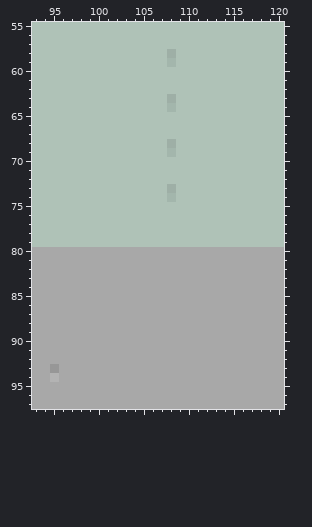
Edited in one commit: pixel-art file (Assets/art/Mansion/MansionShed.aseprite). The picture above was drawn from the file before the commit.
257x204 pixels, 1 frame. Colours within 5 levels of each other are drawn and written as one. Shown: x 93..120, y 55..97. The commit also changed other parts of the picture, which this record leaves out.
Once edited:
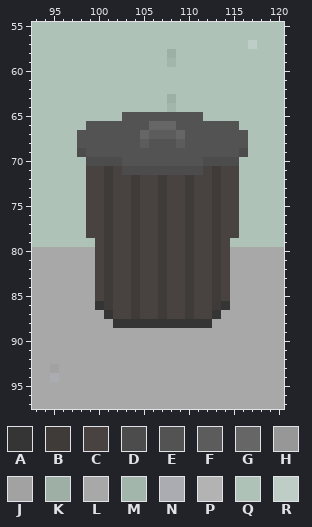
Palette (. is transparent): A #353535  B #3e3b39  C #484341  D #4c4c4c  E #535353  F #5c5c5c  G #666666  H #979797  J #a2a2a2  K #9eafa6  L #a8a8a8  M #a3b6ac  N #abacb1  P #b3b3b3  Q #afc2b7  R #becdc5
Edits made:
Layers "furnit", "baclkwal", "flor":
y 57: x 117 Q -> R
y 65: x 103..111 QQQQQQQQQ -> EEEEEEEEE
y 66: x 99..115 QQQQQQQQQQQQQQQQQ -> EEEEEEEGGGEEEEEEE
y 67: x 98..116 QQQQQQQQQQQQQQQQQQQ -> EEEEEEEGFFFGEEEEEEE
y 68: x 98..116 QQQQQQQQQQKQQQQQQQQ -> EEEEEEEFEEEFEEEEEEE
y 69: x 98..116 QQQQQQQQQQMQQQQQQQQ -> DEEEEEEEEEEEEEEEEED
y 70: x 99..115 QQQQQQQQQQQQQQQQQ -> DDDDEEEEEEEEEDDDD
y 71: x 99..115 QQQQQQQQQQQQQQQQQ -> CCBCDDDDDDDDDCBCC
y 72: x 99..115 QQQQQQQQQQQQQQQQQ -> CCBCCBCCBCCBCCBCC
y 73: x 99..115 QQQQQQQQQKQQQQQQQ -> CCBCCBCCBCCBCCBCC
y 74: x 99..115 QQQQQQQQQMQQQQQQQ -> CCBCCBCCBCCBCCBCC
y 75..78: x 99..115 QQQQQQQQQQQQQQQQQ -> CCBCCBCCBCCBCCBCC
y 79: x 100..114 QQQQQQQQQQQQQQQ -> CBCCBCCBCCBCCBC
y 80..85: x 100..114 LLLLLLLLLLLLLLL -> CBCCBCCBCCBCCBC
y 86: x 100..114 LLLLLLLLLLLLLLL -> ABCCBCCBCCBCCBA
y 87: x 101..113 LLLLLLLLLLLLL -> ACCBCCBCCBCCA
y 88: x 102..112 LLLLLLLLLLL -> AAAAAAAAAAA
y 93: x 95 H -> J
y 94: x 95 P -> N
Changed places in both pictures, as pixel boxes (x1, y1, x2, y2):
changed: (248, 40, 257, 49)
changed: (77, 112, 248, 328)
changed: (50, 364, 59, 382)
